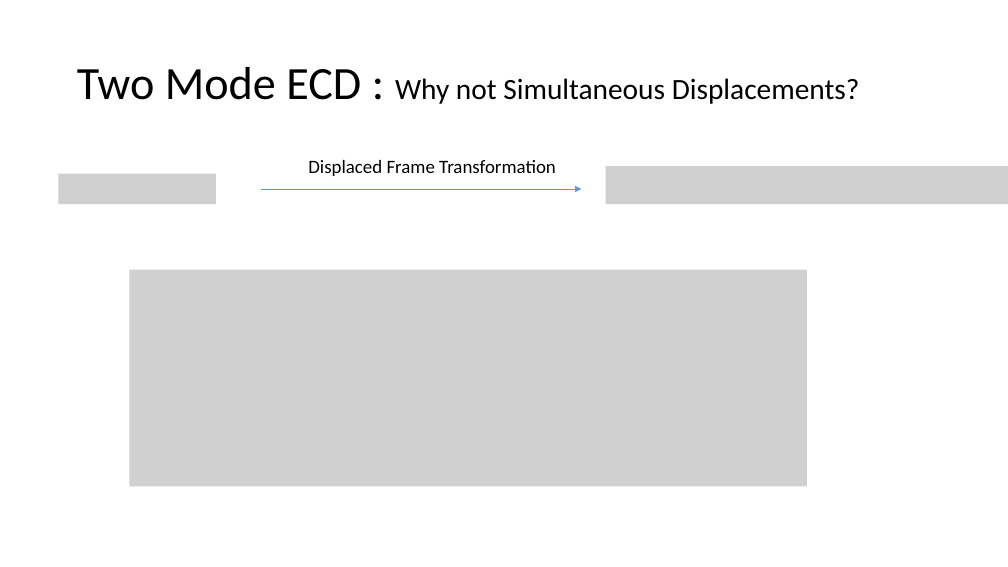
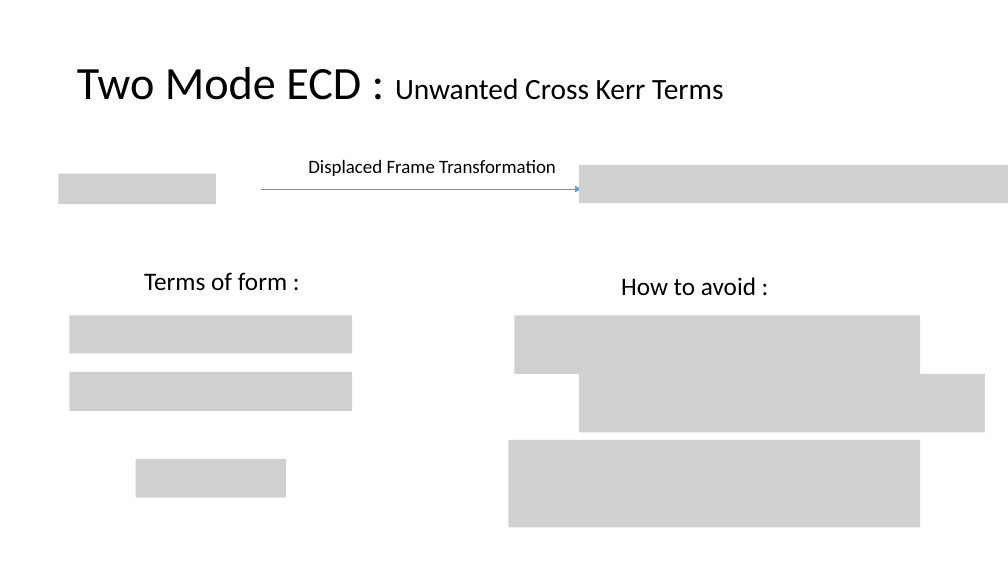
Before and after one commit to EeshGupta/Multimode-Conditional-Displacements, a slide deck: slide 16 of presentations/mcd.pptx. Drawn at 1008x567 pixels with LibreOffice and Linux fonts; fonts in the diff are those of the drawing; grey boxes stand for pictures. Boxes give left, top, right and bottom in pixels: in the first picture for what was removed or moved away, otherwise in the second. Text is boxed around its words. In the diff, an @@ line names an element or a change of style, - is before the commit and + after.

Commit message:
updated presentation aug 16

```diff
--- a/presentations/mcd.pptx
+++ b/presentations/mcd.pptx
@@ title at [77,67,724,100]: text changed @@
-Two Mode ECD : Why not Simultaneous Displacements?
+Two Mode ECD : Unwanted Cross Kerr Terms
@@ picture: place and size @@
-picture at [606,166,1008,204]
+picture at [579,165,1008,203]
@@ picture removed at [129,270,807,487] @@
@@ text added at [144,272,287,291], 24 pt, text #000000 @@
+Terms of form :
@@ text added at [621,277,756,295], 24 pt, text #000000 @@
+How to avoid :
@@ picture added at [70,315,352,353] @@
@@ picture added at [514,315,920,374] @@
@@ picture added at [70,372,352,411] @@
@@ picture added at [579,374,985,433] @@
@@ picture added at [508,440,920,528] @@
@@ picture added at [135,459,286,498] @@
```
Also in this commit, not shown: 5 other slides changed, 1 slide added, 1 slide removed, 1 other file.
